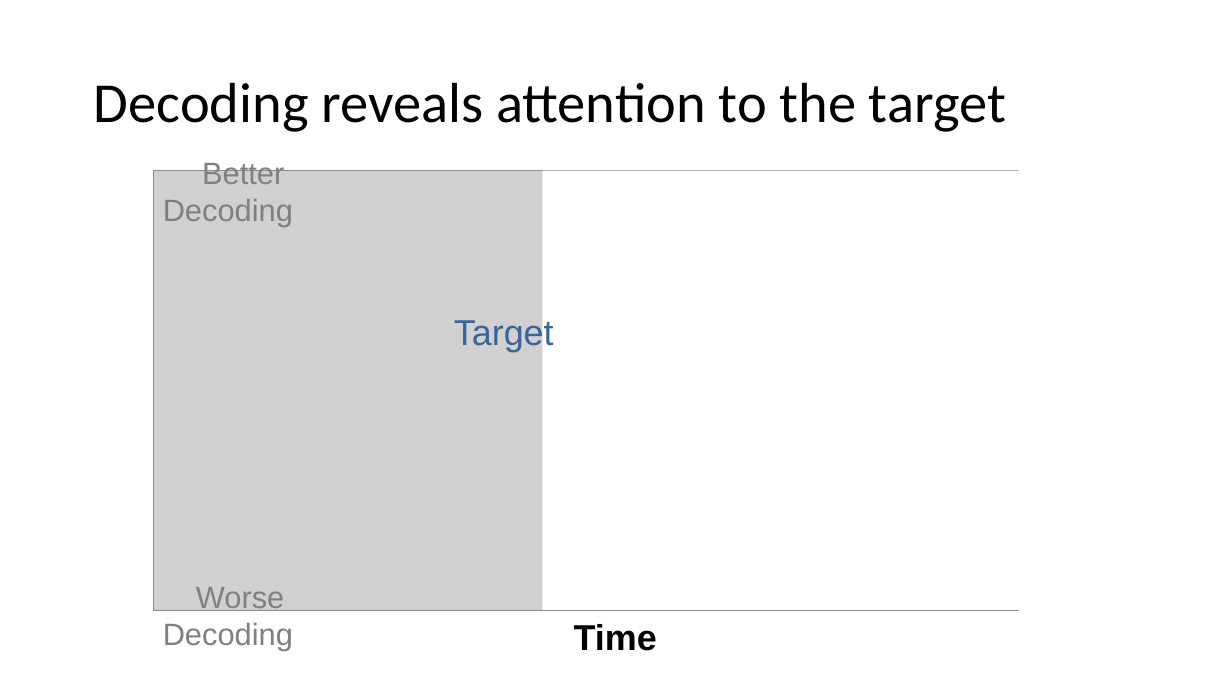
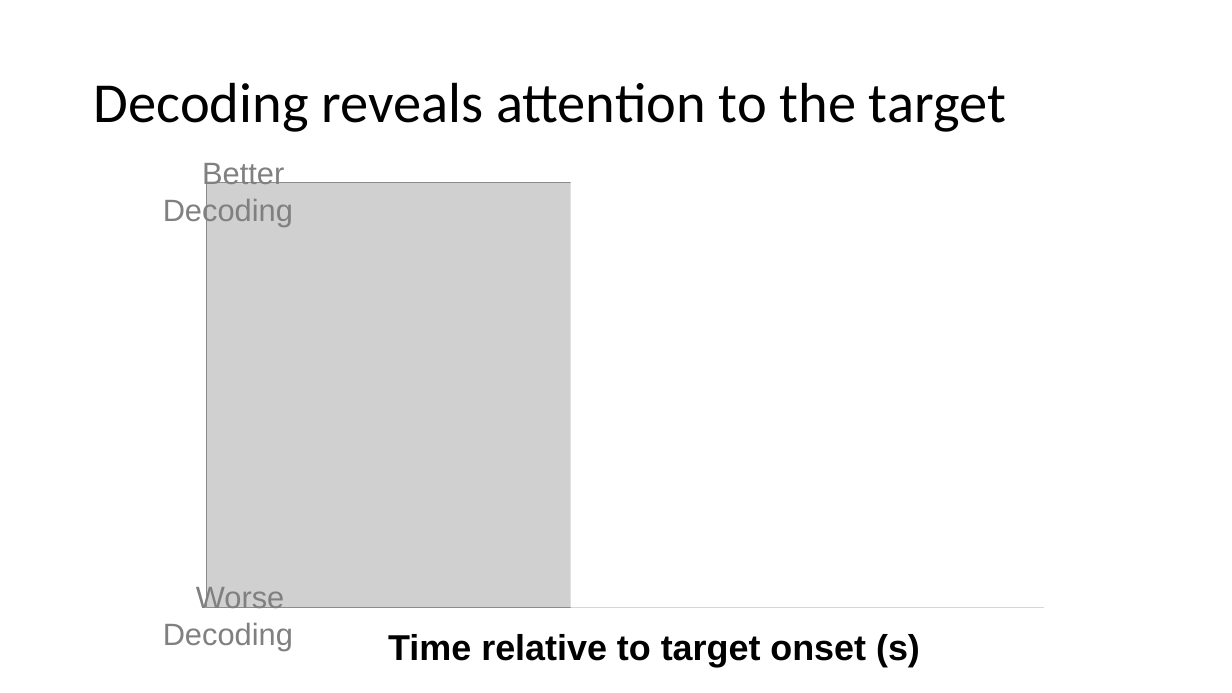
Before and after one commit to haberdashPI/german_track, a slide deck: slide 64 of presentations/ARO_2021/adapting_auditory_attention.pptx (slide 71 before the commit). Drawn at 1232x693 pixels with LibreOffice and Linux fonts; fonts in the diff are those of the drawing; grey boxes stand for pictures. Boxes give left, top, right and bottom in pixels: in the first picture for what was removed or moved away, otherwise in the second. Text is boxed around its words. In the diff, an @@ line names an element or a change of style, - is before the commit and + after.

```diff
--- a/presentations/ARO_2021/adapting_auditory_attention.pptx
+++ b/presentations/ARO_2021/adapting_auditory_attention.pptx
@@ rectangle: place and size @@
-rectangle at box(543, 171, 1194, 610)
+rectangle at box(571, 171, 1194, 608)
@@ picture: place and size @@
-picture at box(153, 171, 1019, 610)
+picture at box(207, 183, 1043, 608)
@@ text removed at box(454, 316, 554, 351) @@
-Target
@@ text removed at box(574, 624, 657, 651) @@
-Time
@@ text added at box(388, 634, 920, 667), 28 pt, text #000000, bold @@
+Time relative to target onset (s)
```
Also in this commit, not shown: 29 other slides changed, 15 slides added, 8 slides removed.
